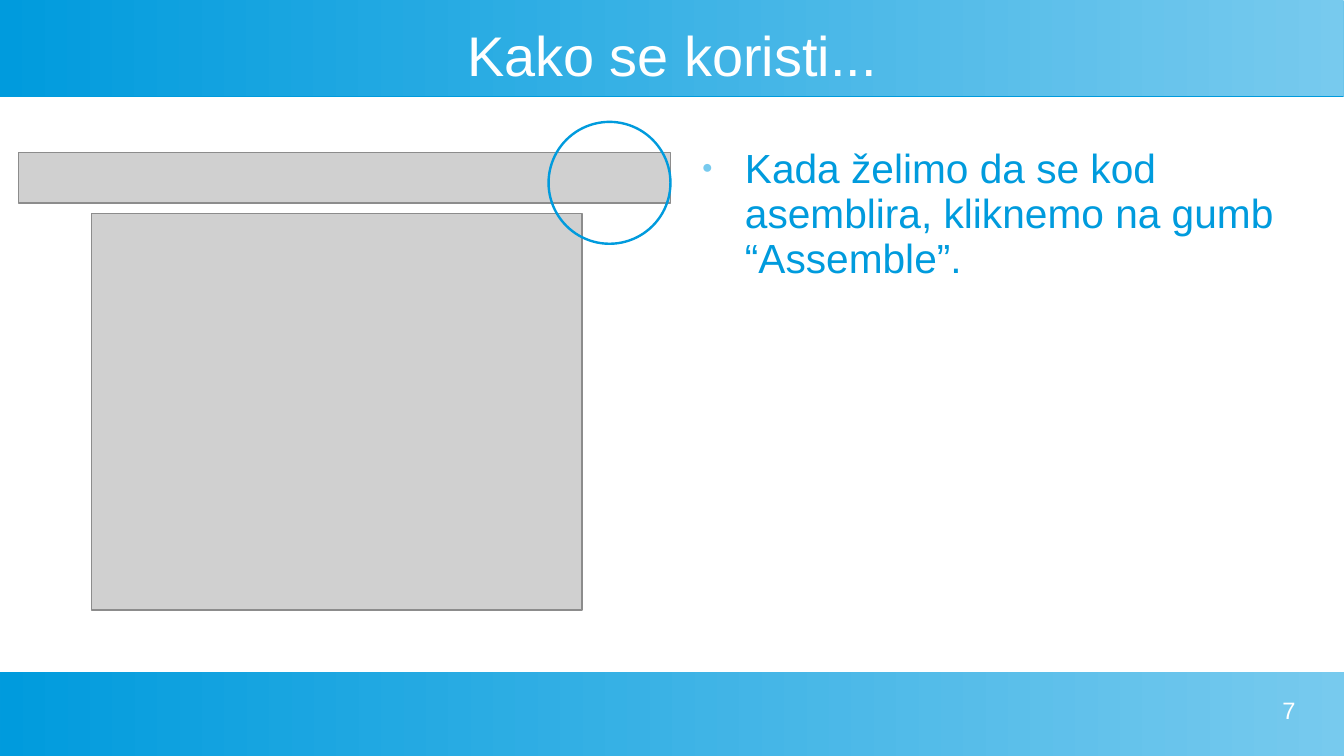
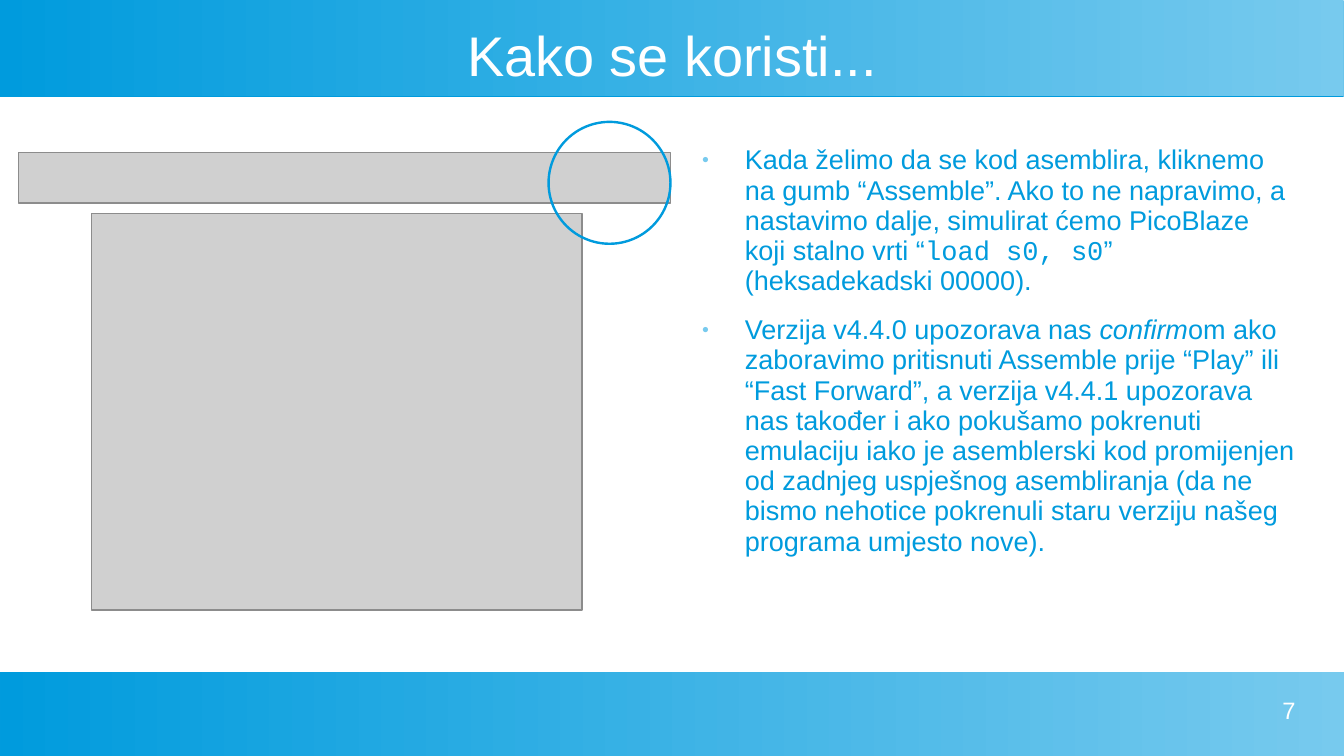
Before and after one commit to FlatAssembler/FlatAssembler.github.io, a slide deck: slide 7 of PicoBlaze/PicoBlaze.ppt. Drawn at 1344x756 pixels with LibreOffice and Linux fonts; fonts in the diff are those of the drawing; grey boxes stand for pictures. Boxes give left, top, right and bottom in pixels: in the first picture for what was removed or moved away, otherwise in the second. Text is boxed around its words. In the diff, an @@ line names an element or a change of style, - is before the commit and + after.

Commit message:
Explained what's new in PicoBlaze Simulator v4.4.0 and v4.4.1

```diff
--- a/PicoBlaze/PicoBlaze.ppt
+++ b/PicoBlaze/PicoBlaze.ppt
@@ text at box(745, 149, 1295, 556): text changed; size 24 to 16 pt @@
-● Kada želimo da se kod asemblira, kliknemo na gumb “Assemble”.
+● Kada želimo da se kod asemblira, kliknemo na gumb “Assemble”. Ako to ne napravimo, a nastavimo dalje, simulirat ćemo PicoBlaze koji stalno vrti “load s0, s0” (heksadekadski 00000).
+● Verzija v4.4.0 upozorava nas confirmom ako zaboravimo pritisnuti Assemble prije “Play” ili “Fast Forward”, a verzija v4.4.1 upozorava nas također i ako pokušamo pokrenuti emulaciju iako je asemblerski kod promijenjen od zadnjeg uspješnog asembliranja (da ne bismo nehotice pokrenuli staru verziju našeg programa umjesto nove).
```
Also in this commit, not shown: 2 other slides changed.
